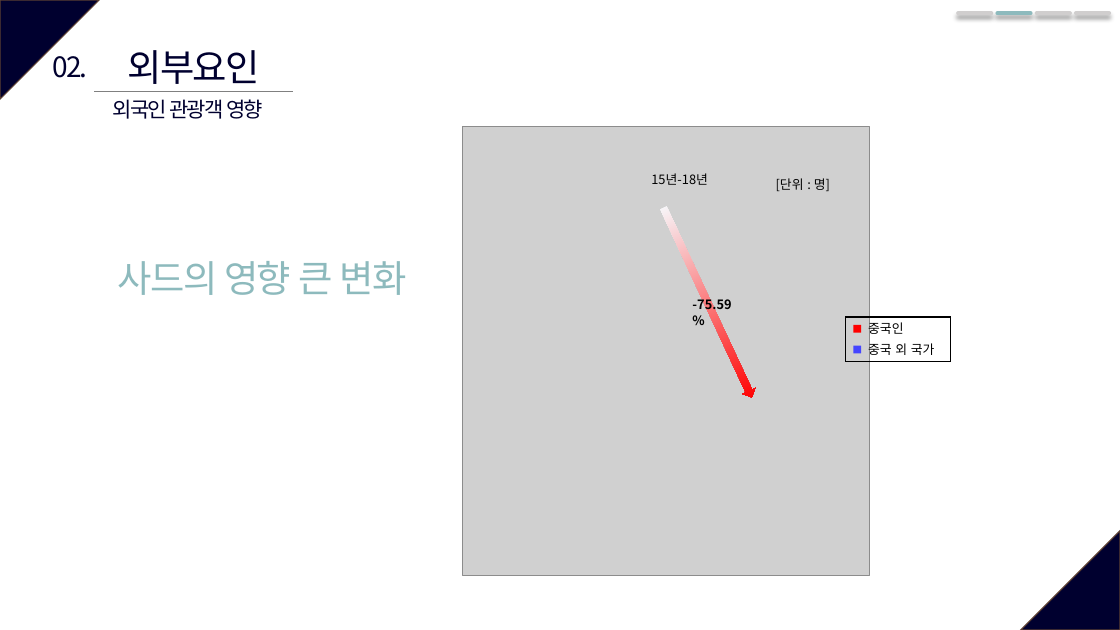
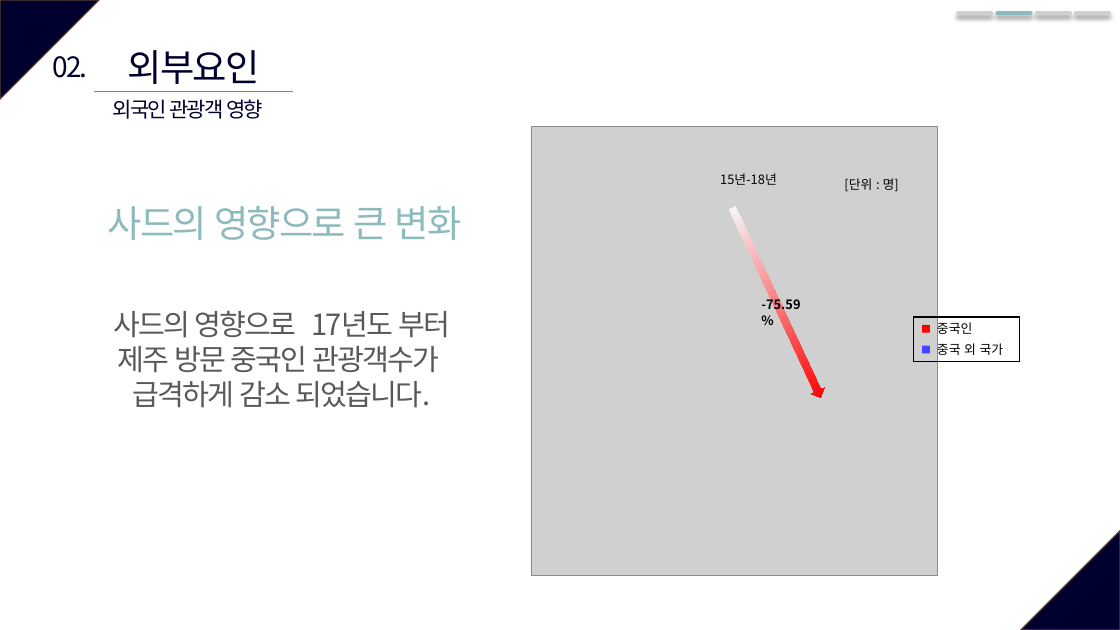
Before and after one commit to so-jeong0127/6-project, a slide deck: slide 8 of 6조_외부환경영향.pptx. Drawn at 1120x630 pixels with LibreOffice and Linux fonts; fonts in the diff are those of the drawing; grey boxes stand for pictures. Boxes give left, top, right and bottom in pixels: in the first picture for what was removed or moved away, otherwise in the second. Text is boxed around its words. In the diff, an @@ line names an element or a change of style, - is before the commit and + after.

```diff
--- a/6조_외부환경영향.pptx
+++ b/6조_외부환경영향.pptx
@@ text at box(107, 206, 462, 240): text changed @@
-사드의 영향 큰 변화
+사드의 영향으로 큰 변화
@@ text added at box(113, 310, 450, 408), 25 pt, text #595959 @@
+사드의 영향으로 17년도 부터
+제주 방문 중국인 관광객수가
+급격하게 감소 되었습니다.
@@ 5 texts, 3 rectangles, 1 picture, 1 right arrow: place and size @@
-5 texts, 3 rectangles, 1 picture, 1 right arrow at box(462, 127, 951, 576)
+5 texts, 3 rectangles, 1 picture, 1 right arrow at box(531, 127, 1020, 576)
```
Also in this commit, not shown: 7 other slides changed.
